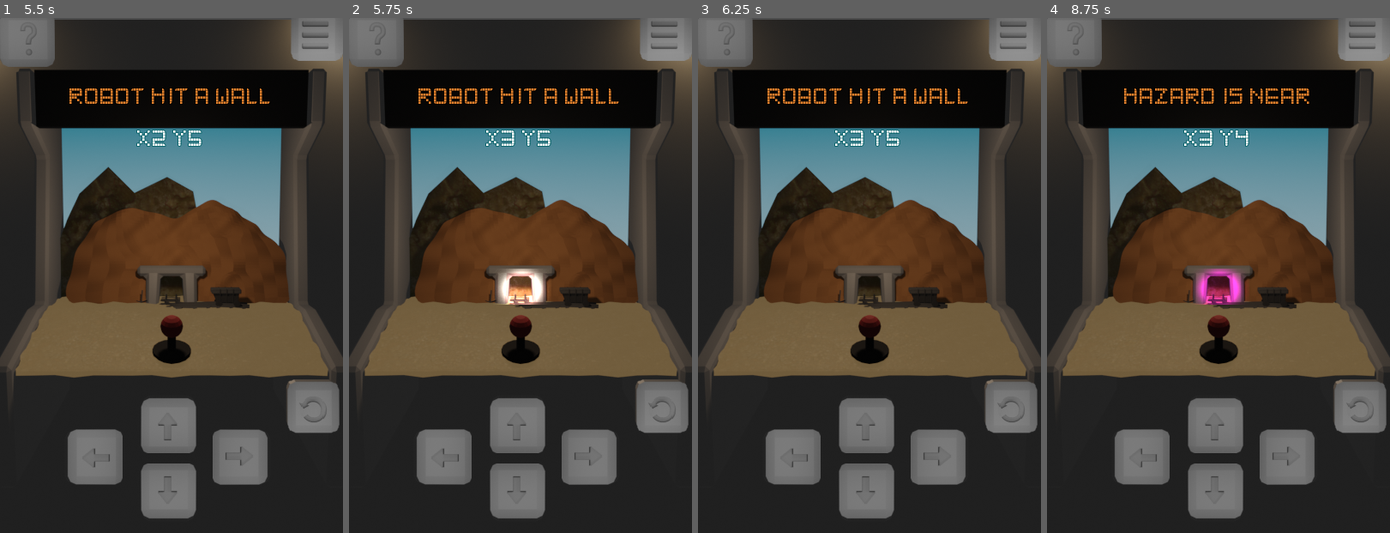
Above: before the commit, frames 1-4 (left to right).
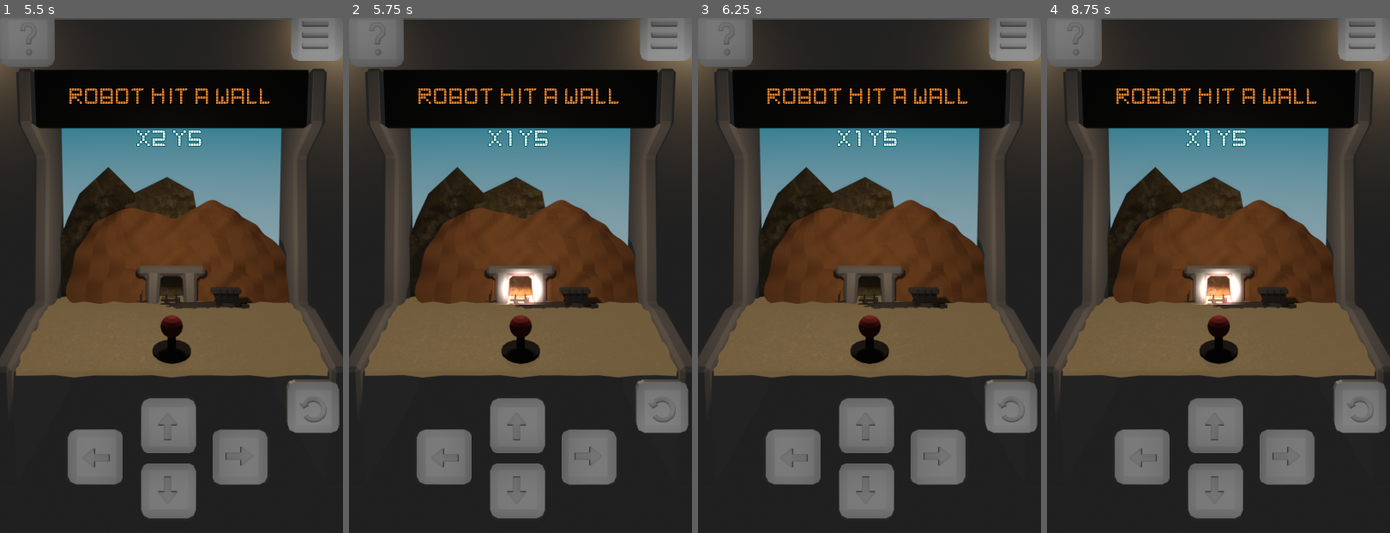
Above: after the commit, the same moments.

Repository: MaxTayler/MineMaps
Game: Godot game, scene res://MainScene.tscn
Same seed, same stepped clock (60 frames per second), same inputs: the game is played once before the commit and once after it.
Inputs (mouse positions are in pixels of both pictures, inside the frame that each line leads up to):
- Up to frame 1 (5.5 s): click "START" at 0.5 s; click (168, 424) at 1.25 s; hold Right (ui_right) 2.03-2.75 s; tap T (signal_test) at 2.1, 4.35, 5.1 s; click (92, 455) at 2.75 s; click (168, 491) at 3.5 s; hold Down (ui_down) 4.28-5.03 s; tap A at 5 s; hold Right (ui_right) from 5.03 s (still down)
- Up to frame 2 (5.75 s): keep holding Right (ui_right)
- Up to frame 3 (6.25 s): tap A at 5.75 s; release Right (ui_right) at 5.78 s; hold Up (ui_up) from 5.78 s (still down); tap T (signal_test) at 5.85 s
- Up to frame 4 (8.75 s): tap A at 6.5, 7.25 s; release Up (ui_up) at 6.53 s; hold Left (ui_left) 6.53-8 s; tap T (signal_test) at 6.6, 7.35 s; click (1287, 455) at 8 s

Frame 1 is identical in both runs. In frame 2, 0.4% of the frame differs, in the area x 39-59%, y 21-25%; in frame 3, 0.4%; in frame 4, 2.4%, in the area x 20-79%, y 13-56%.

Commit message:
game win and keys added
Game End add
WASD keys added

Diff:
--- a/MindMaps_Mobile_Godot_Open/project.godot
+++ b/MindMaps_Mobile_Godot_Open/project.godot
@@ -28,6 +28,34 @@
 
 [input]
 
+ui_left={
+"deadzone": 0.5,
+"events": [ Object(InputEventKey,"resource_local_to_scene":false,"resource_name":"","device":0,"alt":false,"shift":false,"control":false,"meta":false,"command":false,"pressed":false,"scancode":16777231,"physical_scancode":0,"unicode":0,"echo":false,"script":null)
+, Object(InputEventJoypadButton,"resource_local_to_scene":false,"resource_name":"","device":0,"button_index":14,"pressure":0.0,"pressed":false,"script":null)
+, Object(InputEventKey,"resource_local_to_scene":false,"resource_name":"","device":0,"alt":false,"shift":false,"control":false,"meta":false,"command":false,"pressed":false,"scancode":65,"physical_scancode":0,"unicode":0,"echo":false,"script":null)
+ ]
+}
+ui_right={
+"deadzone": 0.5,
+"events": [ Object(InputEventKey,"resource_local_to_scene":false,"resource_name":"","device":0,"alt":false,"shift":false,"control":false,"meta":false,"command":false,"pressed":false,"scancode":16777233,"physical_scancode":0,"unicode":0,"echo":false,"script":null)
+, Object(InputEventJoypadButton,"resource_local_to_scene":false,"resource_name":"","device":0,"button_index":15,"pressure":0.0,"pressed":false,"script":null)
+, Object(InputEventKey,"resource_local_to_scene":false,"resource_name":"","device":0,"alt":false,"shift":false,"control":false,"meta":false,"command":false,"pressed":false,"scancode":68,"physical_scancode":0,"unicode":0,"echo":false,"script":null)
+ ]
+}
+ui_up={
+"deadzone": 0.5,
+"events": [ Object(InputEventKey,"resource_local_to_scene":false,"resource_name":"","device":0,"alt":false,"shift":false,"control":false,"meta":false,"command":false,"pressed":false,"scancode":16777232,"physical_scancode":0,"unicode":0,"echo":false,"script":null)
+, Object(InputEventJoypadButton,"resource_local_to_scene":false,"resource_name":"","device":0,"button_index":12,"pressure":0.0,"pressed":false,"script":null)
+, Object(InputEventKey,"resource_local_to_scene":false,"resource_name":"","device":0,"alt":false,"shift":false,"control":false,"meta":false,"command":false,"pressed":false,"scancode":87,"physical_scancode":0,"unicode":0,"echo":false,"script":null)
+ ]
+}
+ui_down={
+"deadzone": 0.5,
+"events": [ Object(InputEventKey,"resource_local_to_scene":false,"resource_name":"","device":0,"alt":false,"shift":false,"control":false,"meta":false,"command":false,"pressed":false,"scancode":16777234,"physical_scancode":0,"unicode":0,"echo":false,"script":null)
+, Object(InputEventJoypadButton,"resource_local_to_scene":false,"resource_name":"","device":0,"button_index":13,"pressure":0.0,"pressed":false,"script":null)
+, Object(InputEventKey,"resource_local_to_scene":false,"resource_name":"","device":0,"alt":false,"shift":false,"control":false,"meta":false,"command":false,"pressed":false,"scancode":83,"physical_scancode":0,"unicode":0,"echo":false,"script":null)
+ ]
+}
 reset_level={
 "deadzone": 0.5,
 "events": [ Object(InputEventKey,"resource_local_to_scene":false,"resource_name":"","device":0,"alt":false,"shift":false,"control":false,"meta":false,"command":false,"pressed":false,"scancode":82,"physical_scancode":0,"unicode":0,"echo":false,"script":null)
